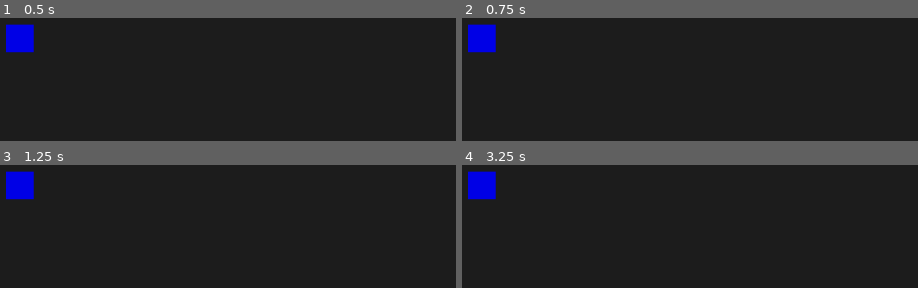
Above: before the commit, frames 1-4 (two rows, left to right).
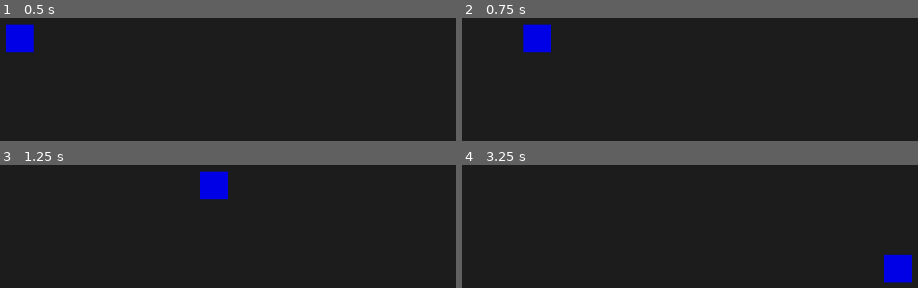
Above: after the commit, the same moments.

Repository: jbachurski/arkadiusz
Game: Godot game, scene res://game.tscn
Two runs of this game, one before a commit and one after it. Both use one fixed random seed, a clock stepped at 60 frames per second and the inputs below.
Inputs:
- Up to frame 1 (0.5 s): no input
- Up to frame 2 (0.75 s): tap Enter at 0.5 s; hold Right (right, bound only after the commit) from 0.53 s (still down)
- Up to frame 3 (1.25 s): keep holding Right (right, bound only after the commit)
- Up to frame 4 (3.25 s): release Right (right, bound only after the commit) at 1.28 s; hold Down (down, bound only after the commit) 1.28-2.03 s; tap Space at 2 s; hold Right (right, bound only after the commit) 2.03-2.78 s; tap Enter at 2.75 s; hold Up (up, bound only after the commit) from 2.78 s (still down)

Frame 1 is identical in both runs. In frame 2, 2.9% of the frame differs, in the area x 1-20%, y 4-29%; in frame 3, 2.9%; in frame 4, 2.9%.

Commit message:
Change inputs to arrow keys

Diff:
--- a/project.godot
+++ b/project.godot
@@ -23,22 +23,22 @@
 
 left={
 "deadzone": 0.5,
-"events": [Object(InputEventKey,"resource_local_to_scene":fa …(140 unchanged characters)… d":false,"keycode":0,"physical_keycode":65,"key_label":0,"unicode":97,"echo":false,"script":null)
+"events": [Object(InputEventKey,"resource_local_to_scene":fa …(140 unchanged characters)… d":false,"keycode":0,"physical_keycode":4194319,"key_label":0,"unicode":0,"echo":false,"script":null)
 ]
 }
 right={
 "deadzone": 0.5,
-"events": [Object(InputEventKey,"resource_local_to_scene":fa …(140 unchanged characters)… d":false,"keycode":0,"physical_keycode":68,"key_label":0,"unicode":100,"echo":false,"script":null)
+"events": [Object(InputEventKey,"resource_local_to_scene":fa …(140 unchanged characters)… d":false,"keycode":0,"physical_keycode":4194321,"key_label":0,"unicode":0,"echo":false,"script":null)
 ]
 }
 up={
 "deadzone": 0.5,
-"events": [Object(InputEventKey,"resource_local_to_scene":fa …(140 unchanged characters)… d":false,"keycode":0,"physical_keycode":87,"key_label":0,"unicode":119,"echo":false,"script":null)
+"events": [Object(InputEventKey,"resource_local_to_scene":fa …(140 unchanged characters)… d":false,"keycode":0,"physical_keycode":4194320,"key_label":0,"unicode":0,"echo":false,"script":null)
 ]
 }
 down={
 "deadzone": 0.5,
-"events": [Object(InputEventKey,"resource_local_to_scene":fa …(140 unchanged characters)… d":false,"keycode":0,"physical_keycode":83,"key_label":0,"unicode":115,"echo":false,"script":null)
+"events": [Object(InputEventKey,"resource_local_to_scene":fa …(140 unchanged characters)… d":false,"keycode":0,"physical_keycode":4194322,"key_label":0,"unicode":0,"echo":false,"script":null)
 ]
 }
 
